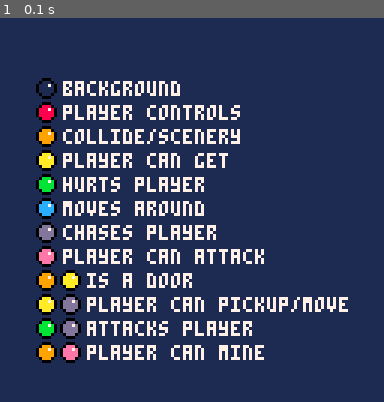
Above: before the commit, frame 1.
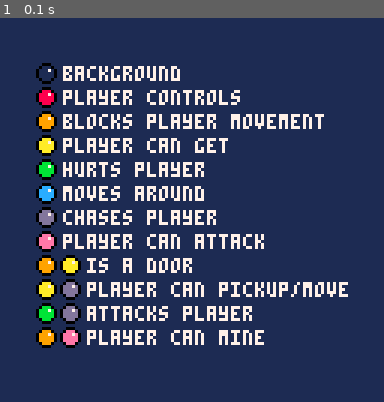
Above: after the commit, the same moment.

Repository: Powersaurus/flutton
Game: PICO-8 cartridge instructions.p8
Same seed, same stepped clock (60 frames per second), same inputs: the game is played once before the commit and once after it.
Inputs:
- Up to frame 1 (0.1 s): no input

The runs differ from the first frame. In frame 1, 20% of the frame differs, in the area x 9-91%, y 11-90%.

Commit message:
Updated instructions

Diff:
--- a/instructions.p8
+++ b/instructions.p8
@@ -1,14 +1,24 @@
 pico-8 cartridge // http://www.pico-8.com
 version 43
 __lua__
+colours={
+ [1]="unset",
+ [8]="red",
+ [9]="orange",
+ [10]="yellow",
+ [11]="green",
+ [12]="blue",
+ [13]="grey",
+ [14]="pink"
+}
+
 function _draw()
  cls(1)
- x,y=15,13
 
  instructions={
   {{1},"background"},
   {{8},"player controls"},
-  {{9},"collide/scenery"},
+  {{9},"blocks player movement"},
   {{10},"player can get"},
   {{11},"hurts player"},
   {{12},"moves around"},
@@ -19,18 +29,25 @@
   {{11,13},"attacks player"},
   {{9,14},"player can mine"}
  }
+ printh("===")
+ local x,y=15,8
  for j,i in pairs(instructions) do
   instruction(x,y+j*8+2,i[1],i[2])
  end
+
 end
 function instruction(x,y,c,msg)
- for _,l in pairs(c) do
+ local col_key=""
+ for i,l in pairs(c) do
   circfill(x,y,3,0)
   circfill(x,y,2,l)
   pset(x+1,y-1,7)
   x+=8
+  if(i>1)col_key=col_key.." + "
+  col_key=col_key..colours[l]
  end
  print(msg,x-2,y-2,7)
+ printh("* "..col_key.." - "..msg)
 end
 __gfx__
 00000000000000000000000000000000000000000000000000000000000000000000000000000000000000000000000000000000000000000000000000000000
Not shown, changed: README.md
Not shown, changed: instructions.png
